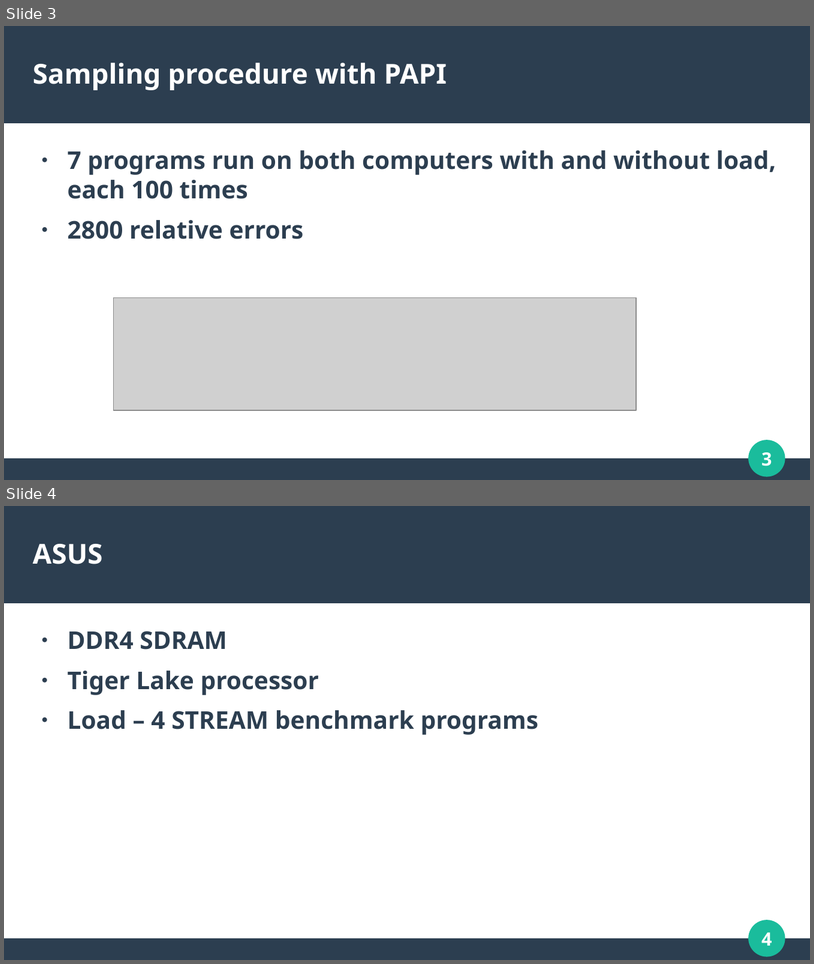
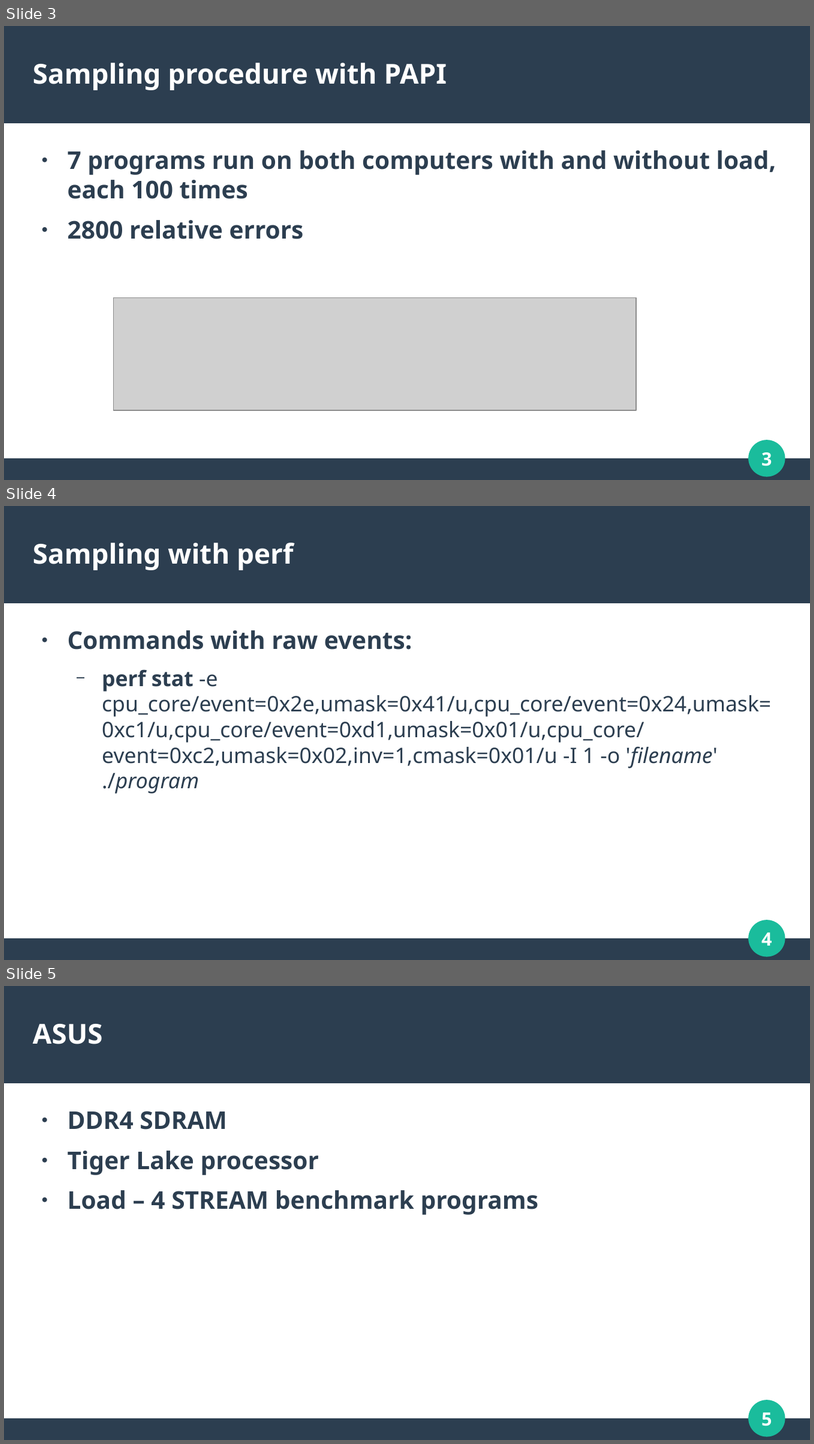
Before and after one commit to bogdanaKolic/THESIS, a slide deck: week8-sampling.odp. Shown one above the other, each under a label of ours: slides 3 and 4 before the commit, slides 3, 4 and 5 after it. The pictures are 814x964 and 814x1444 pixels, drawn with LibreOffice and Linux fonts; fonts in the diff are those of the drawing; grey boxes stand for pictures. Boxes give left, top, right and bottom in pixels: in the first picture for what was removed or moved away, otherwise in the second. Text is boxed around its words. In the diff, an @@ line names an element or a change of style, - is before the commit and + after.

```diff
--- a/week8-sampling.odp
+++ b/week8-sampling.odp
@@ slide 4 added at <box>4,506,810,960</box>, background #FFFFFF; not listed: 4 template elements that a slide beside it also shows @@
@@ title added at <box>33,543,293,570</box>, 27 pt, text #FFFFFF, bold @@
+Sampling with perf
@@ text added at <box>68,630,771,793</box>, 21 pt, text #2C3E50 @@
+● Commands with raw events:
+  − perf stat -e cpu_core/event=0x2e,umask=0x41/u,cpu_core/event=0x24,umask=0xc1/u,cpu_core/event=0xd1,umask=0x01/u,cpu_core/event=0xc2,umask=0x02,inv=1,cmask=0x01/u -I 1 -o 'filename' ./program
@@ what was slide 4 is now slide 5 @@
@@ page number at <box>762,1412,772,1426</box>: text changed @@
-4
+5
```
Also in this commit, not shown: 1 slide changed.
